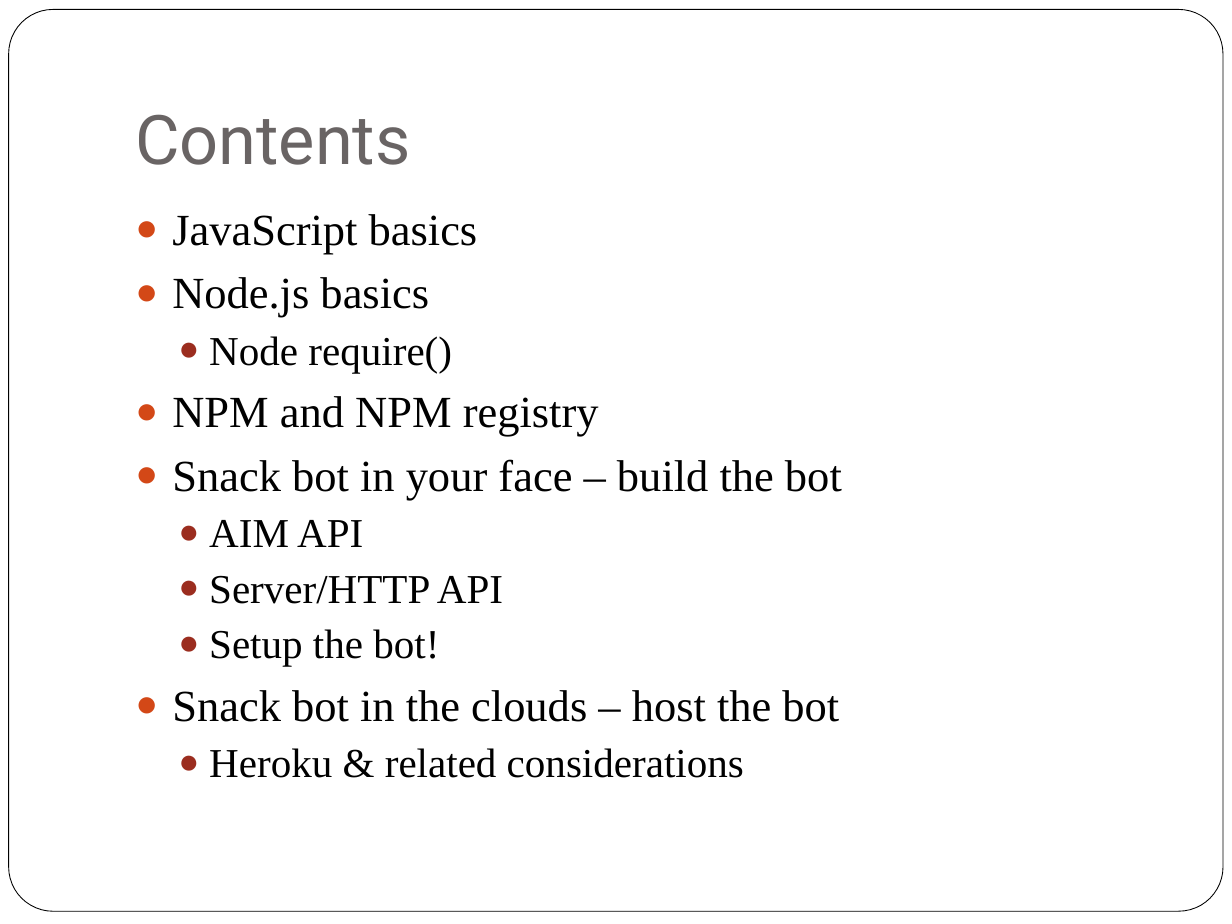
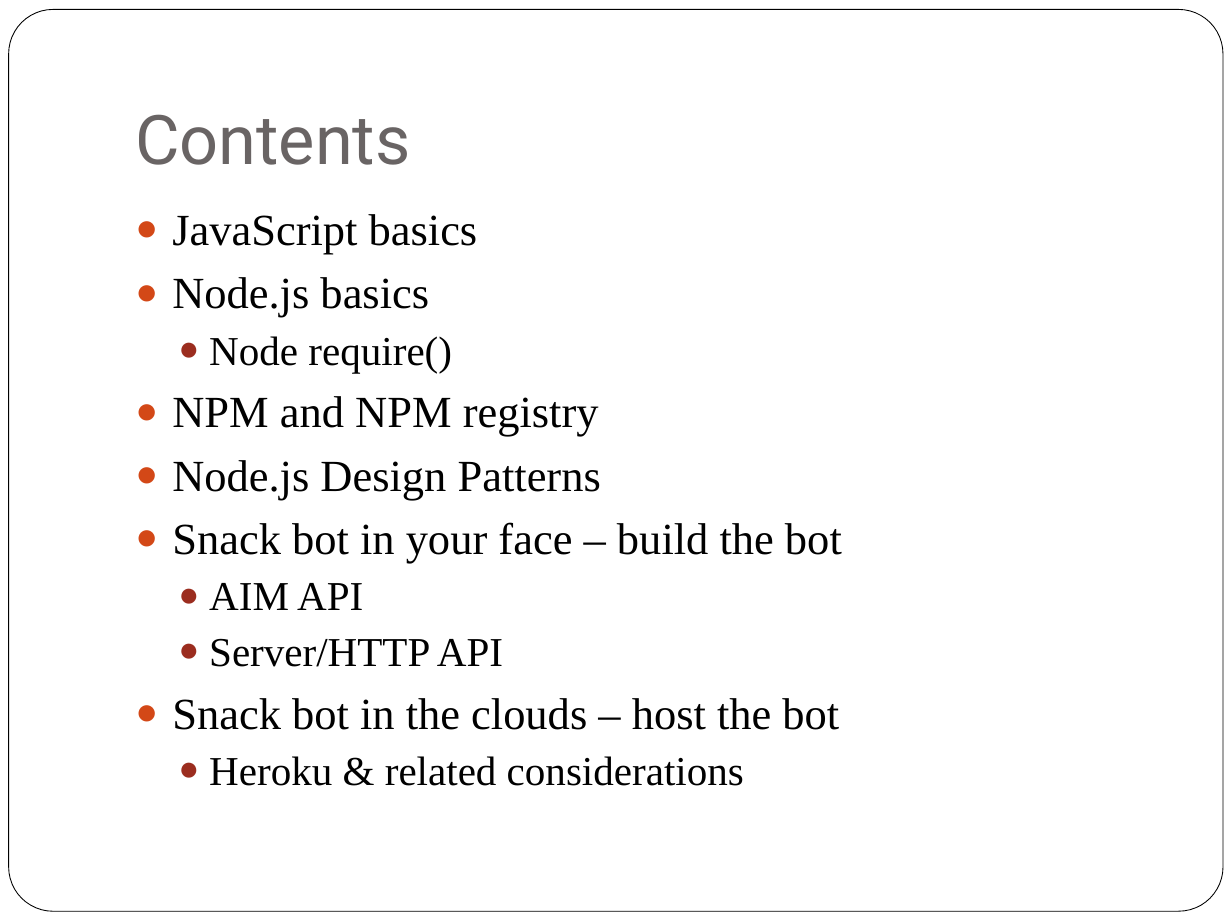
Before and after one commit to ZECTBynmo/SnackBot, a slide deck: slide 2 of SnackBot.pptx. Drawn at 1232x924 pixels with LibreOffice and Linux fonts; fonts in the diff are those of the drawing. Boxes give left, top, right and bottom in pixels: in the first picture for what was removed or moved away, otherwise in the second. Text is boxed around its words. In the diff, an @@ line names an element or a change of style, - is before the commit and + after.

```diff
--- a/SnackBot.pptx
+++ b/SnackBot.pptx
@@ text at [172,460,601,500]: paragraph added @@
+● Node.js Design Patterns
@@ text at [209,629,439,666]: paragraph removed @@
-  ● Setup the bot!
```
Also in this commit, not shown: 6 other slides changed, 3 slides added, 2 slides removed.
